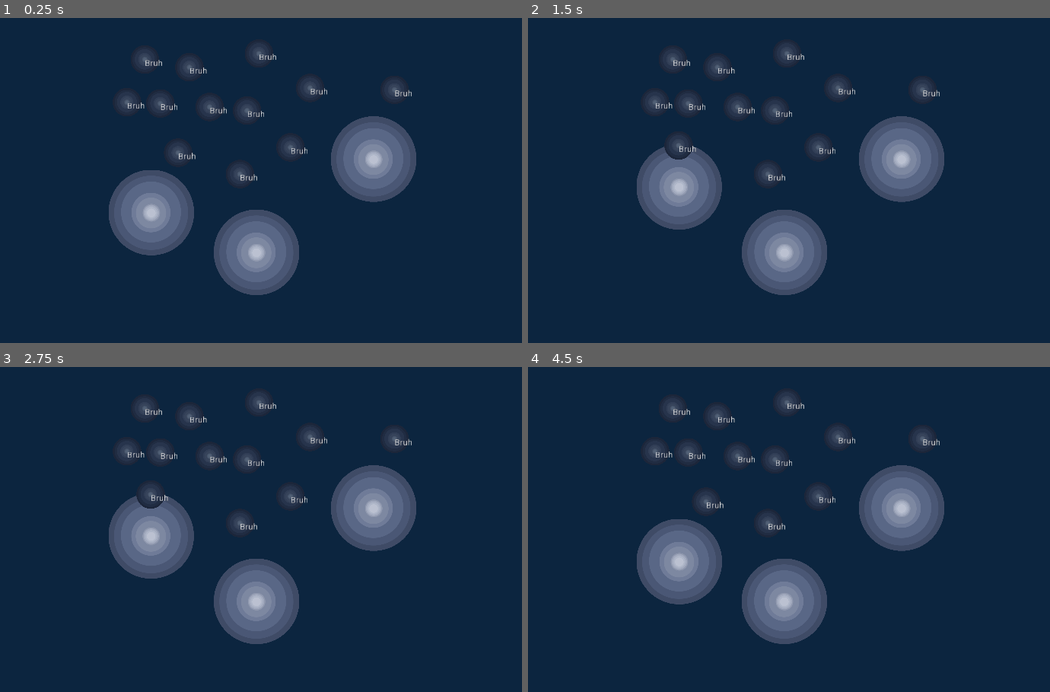
Above: before the commit, frames 1-4 (two rows, left to right).
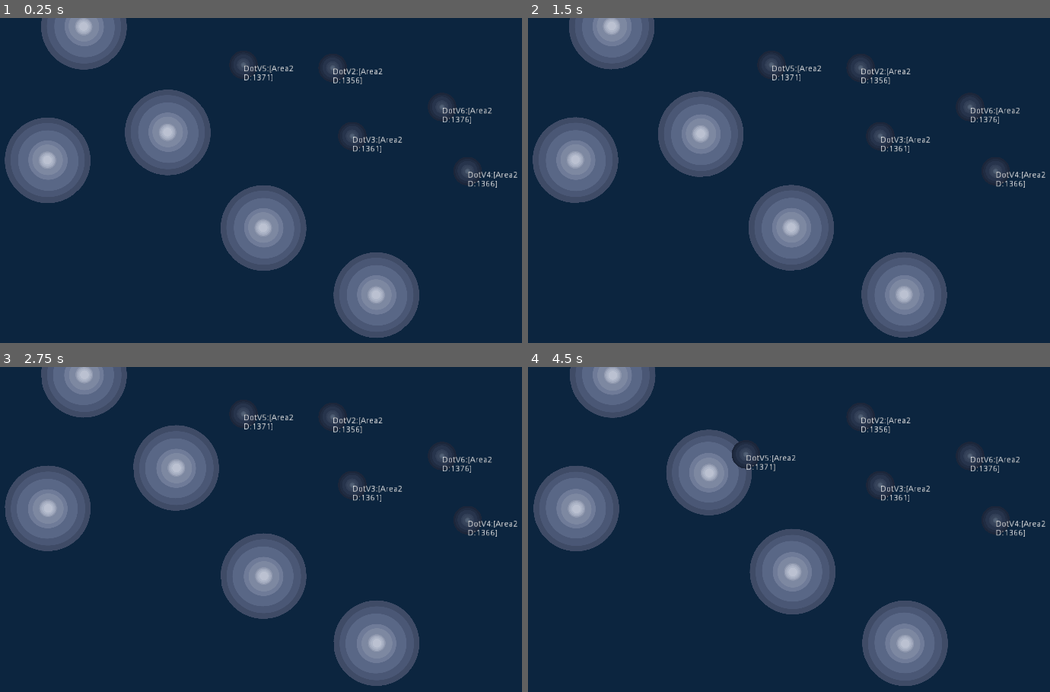
Above: after the commit, the same moments.

Repository: Uchihamadara311/Circle
Game: Godot game, scene res://Scene/Test_zone.tscn
The game is run twice, just before and just after one commit, with the same random seed, the same clock (stepped at 60 frames per second) and the same inputs.
Inputs (mouse positions are in pixels of both pictures, inside the frame that each line leads up to):
- Up to frame 1 (0.25 s): no input
- Up to frame 2 (1.5 s): move the mouse to (679, 213) at 0.52 s; hold R (Rotate, bound only after the commit) 0.53-1.28 s; click (679, 213) at 0.67 s; move the mouse to (679, 170) at 1.27 s; click (679, 170) at 1.35 s
- Up to frame 3 (2.75 s): tap R (Rotate, bound only after the commit) at 1.55 s; move the mouse to (193, 536) at 2.02 s; hold R (Rotate, bound only after the commit) from 2.03 s (still down); click (193, 536) at 2.17 s
- Up to frame 4 (4.5 s): move the mouse to (679, 578) at 2.77 s; release R (Rotate, bound only after the commit) at 2.78 s; tap R (Rotate, bound only after the commit) at 2.85, 3.8, 4.35 s; click (679, 578) at 2.92 s; move the mouse to (637, 536) at 3.52 s; press the mouse at (637, 536) at 3.53 s; tap Escape (ui_cancel) at 4.15 s; move the mouse to (783, 601) at 4.27 s; release the mouse at (783, 601) at 4.28 s; click (783, 601) at 4.42 s

The runs differ from the first frame. In frame 1, 26% of the frame differs, in the area x 0-100%, y 0-99%; in frame 2, 25%; in frame 3, 25%; in frame 4, 26%, in the area x 1-100%, y 0-99%.

Commit message:
Disco Circle

Diff:
--- a/Item/Circle/Circle.gd
+++ b/Item/Circle/Circle.gd
@@ -11,4 +11,15 @@
 
 func _physics_process(delta):
 	if selected:
-		global_position = lerp(global_position, get_global_mouse_position(), 10 * delta)
+		var move = move_and_slide((get_local_mouse_position() * 5))
+		move.normalized()
+	rotate_circle()
+
+
+func _input(event):
+	if event.is_action_pressed("Rotate"):
+		rotate_circle()
+
+
+func rotate_circle():
+	rotation += 1
--- a/Item/Circle/Circle.tscn
+++ b/Item/Circle/Circle.tscn
@@ -4,11 +4,12 @@
 [ext_resource path="res://Item/Circle/Circle.png" type="Texture" id=2]
 [ext_resource path="res://Item/Dot_lock/dot_lock.tscn" type="PackedScene" id=3]
 
-[sub_resource type="CircleShape2D" id=2]
-radius = 41.0122
+[sub_resource type="CircleShape2D" id=1]
+radius = 93.0
 
 [node name="Circle" type="KinematicBody2D"]
 input_pickable = true
+collision/safe_margin = 0.001
 script = ExtResource( 1 )
 
 [node name="Sprite" type="Sprite" parent="."]
@@ -18,7 +19,7 @@
 
 [node name="Body_Collision" type="CollisionShape2D" parent="."]
 z_as_relative = false
-shape = SubResource( 2 )
+shape = SubResource( 1 )
 
 [node name="dot_lock" parent="." instance=ExtResource( 3 )]
 position = Vector2( 0, -70 )
--- a/Item/Dot/Dot_V2.gd
+++ b/Item/Dot/Dot_V2.gd
@@ -6,6 +6,9 @@
 var on_loc : bool
 var occupied : bool
 
+func _ready():
+	text_label.text = str($".")
+
 func _physics_process(delta):
 	if selected:
 		global_position = lerp(global_position, get_global_mouse_position(), 10 * delta)
--- a/Item/Dot/Dot_V2.tscn
+++ b/Item/Dot/Dot_V2.tscn
@@ -18,7 +18,6 @@
 [node name="RichTextLabel2" type="RichTextLabel" parent="."]
 margin_right = 90.0
 margin_bottom = 40.0
-text = "Bruh"
 
 [node name="Collision" type="CollisionShape2D" parent="."]
 shape = SubResource( 1 )
--- /dev/null
+++ b/Scene/Circle_locate.tscn
@@ -0,0 +1,5 @@
+[gd_scene format=2]
+
+[node name="Circle_locate" type="Control"]
+anchor_right = 1.0
+anchor_bottom = 1.0
--- a/Scene/Test_zone.gd
+++ b/Scene/Test_zone.gd
@@ -1,6 +1 @@
 extends Node2D
-
-
-func _input(event):
-	if event.is_action_pressed("ui_cancel"):
-		get_tree().reload_current_scene()
--- a/Scene/Test_zone.tscn
+++ b/Scene/Test_zone.tscn
@@ -8,46 +8,31 @@
 script = ExtResource( 3 )
 
 [node name="Circle" parent="." instance=ExtResource( 2 )]
-position = Vector2( 374, 328 )
+position = Vector2( 403, 192 )
 
 [node name="Circle2" parent="." instance=ExtResource( 2 )]
-position = Vector2( 551, 395 )
+position = Vector2( 564, 353 )
+
+[node name="Circle4" parent="." instance=ExtResource( 2 )]
+position = Vector2( 201, 239 )
+
+[node name="Circle5" parent="." instance=ExtResource( 2 )]
+position = Vector2( 262, 14 )
 
 [node name="Circle3" parent="." instance=ExtResource( 2 )]
-position = Vector2( 748, 238 )
+position = Vector2( 754, 466 )
 
 [node name="DotV2" parent="." instance=ExtResource( 1 )]
-position = Vector2( 439, 83 )
+position = Vector2( 680, 84 )
 
 [node name="DotV3" parent="." instance=ExtResource( 1 )]
-position = Vector2( 334, 142 )
+position = Vector2( 713, 199 )
 
 [node name="DotV4" parent="." instance=ExtResource( 1 )]
-position = Vector2( 420, 227 )
+position = Vector2( 907, 258 )
+
+[node name="DotV5" parent="." instance=ExtResource( 1 )]
+position = Vector2( 530, 79 )
 
 [node name="DotV6" parent="." instance=ExtResource( 1 )]
-position = Vector2( 524, 263 )
-
-[node name="DotV7" parent="." instance=ExtResource( 1 )]
-position = Vector2( 642, 118 )
-
-[node name="DotV8" parent="." instance=ExtResource( 1 )]
-position = Vector2( 784, 121 )
-
-[node name="DotV9" parent="." instance=ExtResource( 1 )]
-position = Vector2( 609, 218 )
-
-[node name="DotV10" parent="." instance=ExtResource( 1 )]
-position = Vector2( 473, 150 )
-
-[node name="DotV11" parent="." instance=ExtResource( 1 )]
-position = Vector2( 556, 60 )
-
-[node name="DotV12" parent="." instance=ExtResource( 1 )]
-position = Vector2( 364, 70 )
-
-[node name="DotV13" parent="." instance=ExtResource( 1 )]
-position = Vector2( 390, 144 )
-
-[node name="DotV5" parent="." instance=ExtResource( 1 )]
-position = Vector2( 536, 156 )
+position = Vector2( 864, 150 )
--- a/project.godot
+++ b/project.godot
@@ -30,6 +30,11 @@
 "events": [ Object(InputEventMouseButton,"resource_local_to_scene":false,"resource_name":"","device":0,"alt":false,"shi …(212 unchanged characters)…
  ]
 }
+Rotate={
+"deadzone": 0.5,
+"events": [ Object(InputEventKey,"resource_local_to_scene":false,"resource_name":"","device":0,"alt":false,"shift":false,"control":false,"meta":false,"command":false,"pressed":false,"scancode":0,"physical_scancode":82,"unicode":0,"echo":false,"script":null)
+ ]
+}
 
 [physics]
 
